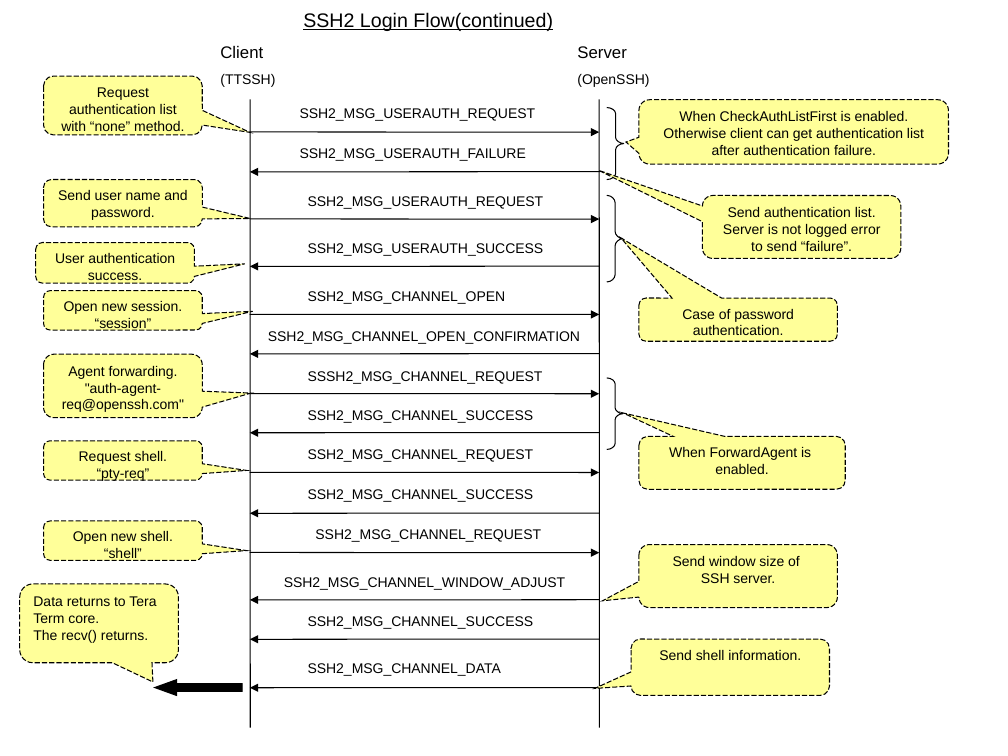
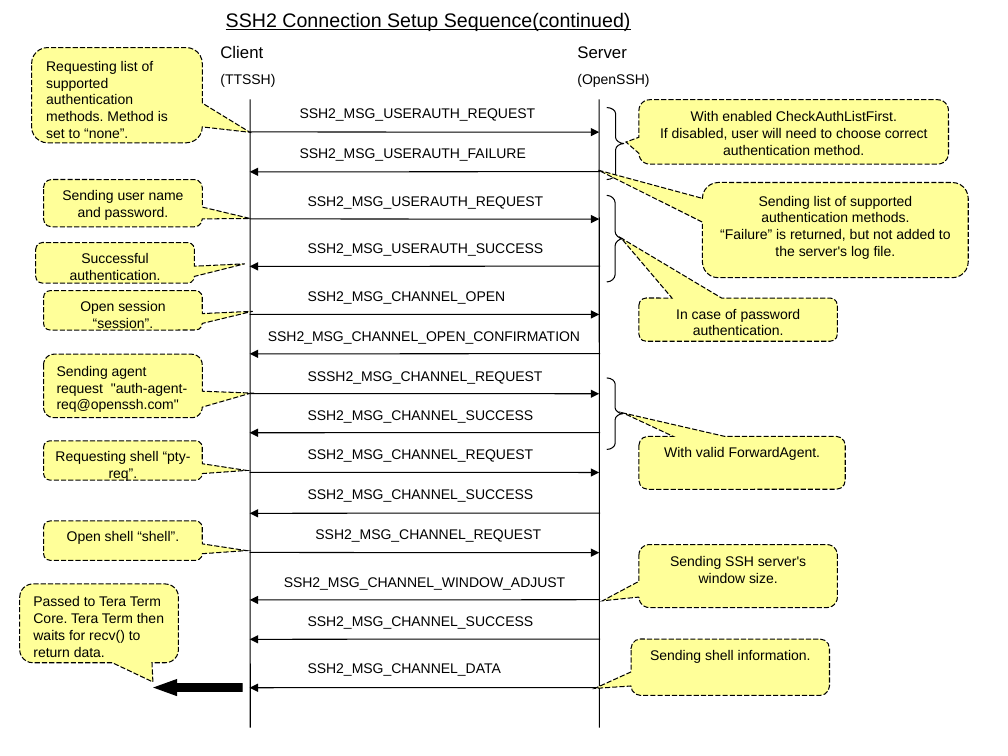
Before and after one commit to TeraTermProject/teraterm, a slide deck: slide 2 of doc/en/html/reference/image/ssh2_sequence.ppt. Drawn at 1008x756 pixels with LibreOffice and Linux fonts; fonts in the diff are those of the drawing. Boxes give left, top, right and bottom in pixels: in the first picture for what was removed or moved away, otherwise in the second. Text is boxed around its words. In the diff, an @@ line names an element or a change of style, - is before the commit and + after.

Commit message:
Correct the English text. Thanks to Boris.

```diff
--- a/doc/en/html/reference/image/ssh2_sequence.ppt
+++ b/doc/en/html/reference/image/ssh2_sequence.ppt
@@ title at bbox=[226, 12, 631, 31]: text changed @@
-SSH2 Login Flow(continued)
+SSH2 Connection Setup Sequence(continued)
@@ rounded speech box "Requesting list of supported authentication ...": place and size @@
-rounded speech box "Requesting list of supported authentication ..." at bbox=[43, 77, 202, 135]
+rounded speech box "Requesting list of supported authentication ..." at bbox=[31, 47, 202, 142]
@@ rounded speech box "Requesting list of supported authentication ..." at bbox=[31, 47, 202, 142]: proportions changed @@
@@ text in rounded speech box at bbox=[46, 61, 168, 138]: text changed @@
-Request authentication list with “none” method.
+Requesting list of supported authentication methods. Method is set to “none”.
@@ text in rounded speech box at bbox=[660, 111, 928, 155]: text changed @@
-When CheckAuthListFirst is enabled.
-Otherwise client can get authentication list after authentication failure.
+With enabled CheckAuthListFirst.
+If disabled, user will need to choose correct authentication method.
@@ text in rounded speech box at bbox=[62, 190, 184, 220]: text changed @@
-Send user name and password.
+Sending user name and password.
@@ rounded speech box "Sending list of supported authentication ..." at bbox=[703, 182, 969, 277]: proportions changed @@
@@ rounded speech box "Sending list of supported authentication ...": place and size @@
-rounded speech box "Sending list of supported authentication ..." at bbox=[703, 196, 901, 258]
+rounded speech box "Sending list of supported authentication ..." at bbox=[703, 182, 969, 277]
@@ text in rounded speech box at bbox=[720, 196, 951, 259]: text changed @@
-Send authentication list.
-Server is not logged error to send “failure”.
+Sending list of supported authentication methods.
+“Failure” is returned, but not added to the server's log file.
@@ text in rounded speech box at bbox=[70, 253, 161, 284]: text changed @@
-User authentication success.
+Successful authentication.
@@ text in rounded speech box at bbox=[80, 301, 165, 332]: text changed @@
-Open new session.
-“session”
+Open session “session”.
@@ text in rounded speech box at bbox=[676, 309, 801, 335]: text changed @@
-Case of password authentication.
+In case of password authentication.
@@ text in rounded speech box at bbox=[57, 366, 187, 412]: text changed @@
-Agent forwarding.
-"auth-agent-req@openssh.com"
+Sending agent request "auth-agent-req@openssh.com"
@@ text in rounded speech box at bbox=[664, 447, 821, 460]: text changed @@
-When ForwardAgent is
-enabled.
+With valid ForwardAgent.
@@ text in rounded speech box at bbox=[55, 451, 191, 482]: text changed @@
-Request shell.
-“pty-req”
+Requesting shell “pty-req”.
@@ text in rounded speech box at bbox=[67, 531, 179, 544]: text changed @@
-Open new shell.
-“shell”
+Open shell “shell”.
@@ text in rounded speech box at bbox=[670, 556, 806, 583]: text changed @@
-Send window size of
-SSH server.
+Sending SSH server's window size.
@@ text in rounded speech box at bbox=[33, 596, 164, 657]: text changed @@
-Data returns to Tera Term core.
-The recv() returns.
+Passed to Tera Term Core. Tera Term then waits for recv() to return data.
@@ text in rounded speech box at bbox=[650, 650, 811, 663]: text changed @@
-Send shell information.
+Sending shell information.
```
Also in this commit, not shown: 2 other slides changed, 28 other files.
